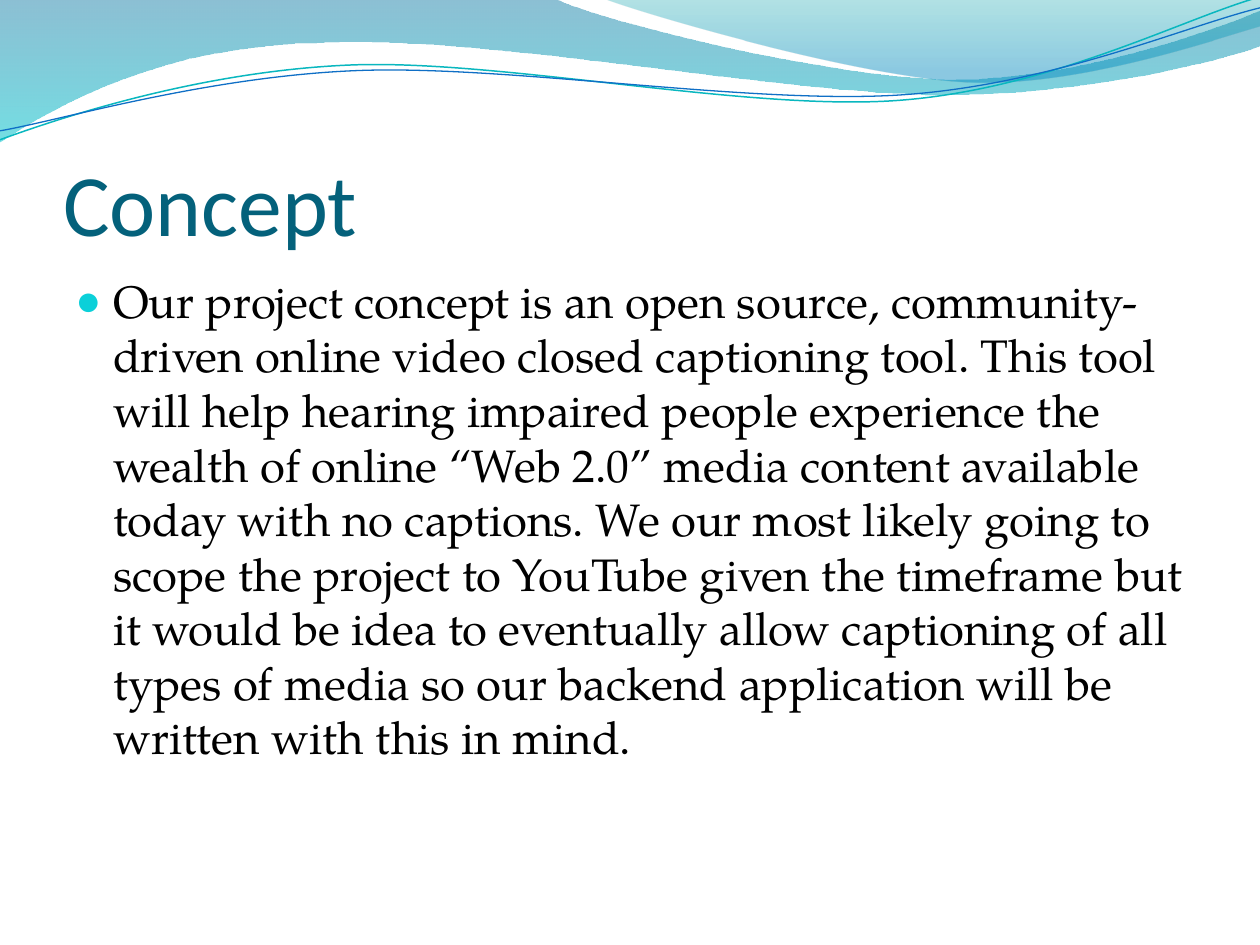
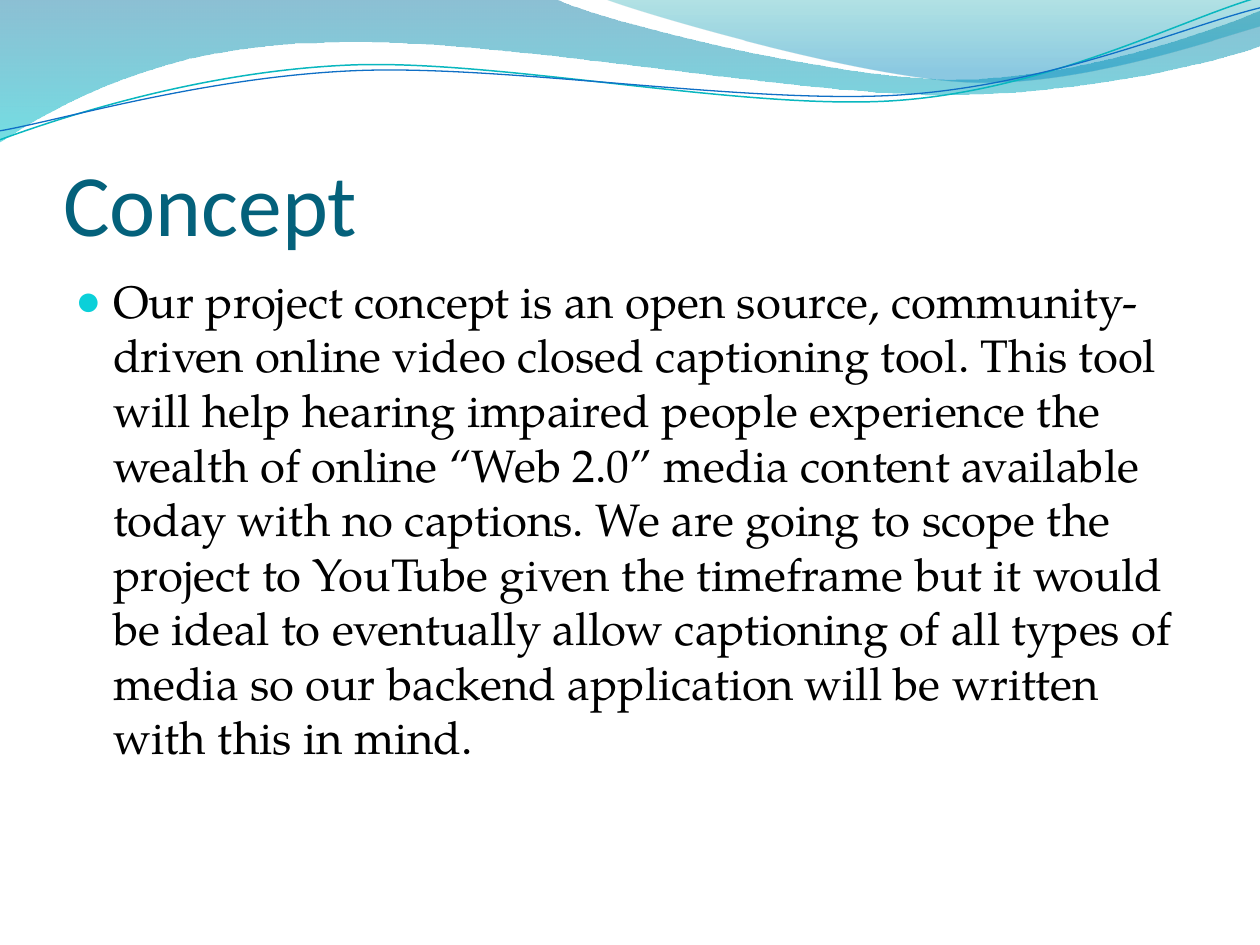
Before and after one commit to ProjPossibility/pp-community-captioner, a slide deck: slide 3 of Presentations/PDR.pptx. Drawn at 1260x945 pixels with LibreOffice and Linux fonts; fonts in the diff are those of the drawing; background and template pictures are left out. Boxes give left, top, right and bottom in pixels: in the first picture for what was removed or moved away, otherwise in the second. Text is boxed around its words. In the diff, an @@ line names an element or a change of style, - is before the commit and + after.

```diff
--- a/Presentations/PDR.pptx
+++ b/Presentations/PDR.pptx
@@ text at <box>113,285,1172,755</box>: text changed @@
-● Our project concept is an open source, community-driven online video closed captioning tool. This tool will help hearing impaired people experience the wealth of online “Web 2.0” media content available today with no captions. We our most likely going to scope the project to YouTube given the timeframe but it would be idea to eventually allow captioning of all types of media so our backend application will be written with this in mind.
+● Our project concept is an open source, community-driven online video closed captioning tool. This tool will help hearing impaired people experience the wealth of online “Web 2.0” media content available today with no captions. We are going to scope the project to YouTube given the timeframe but it would be ideal to eventually allow captioning of all types of media so our backend application will be written with this in mind.
```
Also in this commit, not shown: 1 other slide changed.
